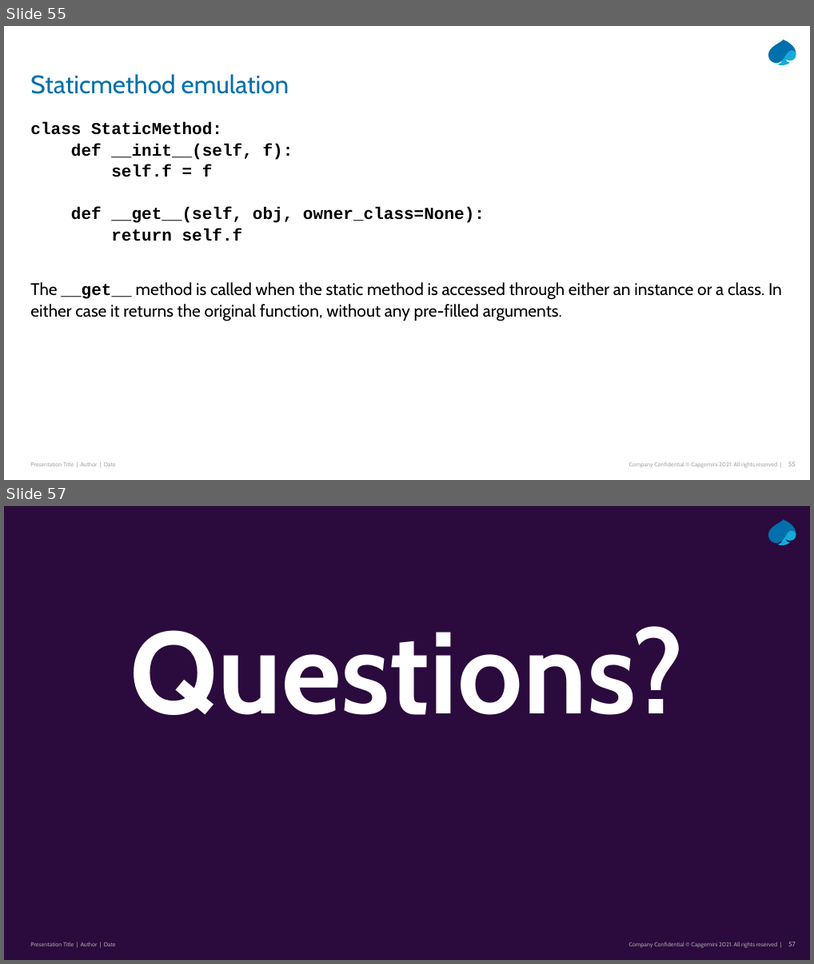
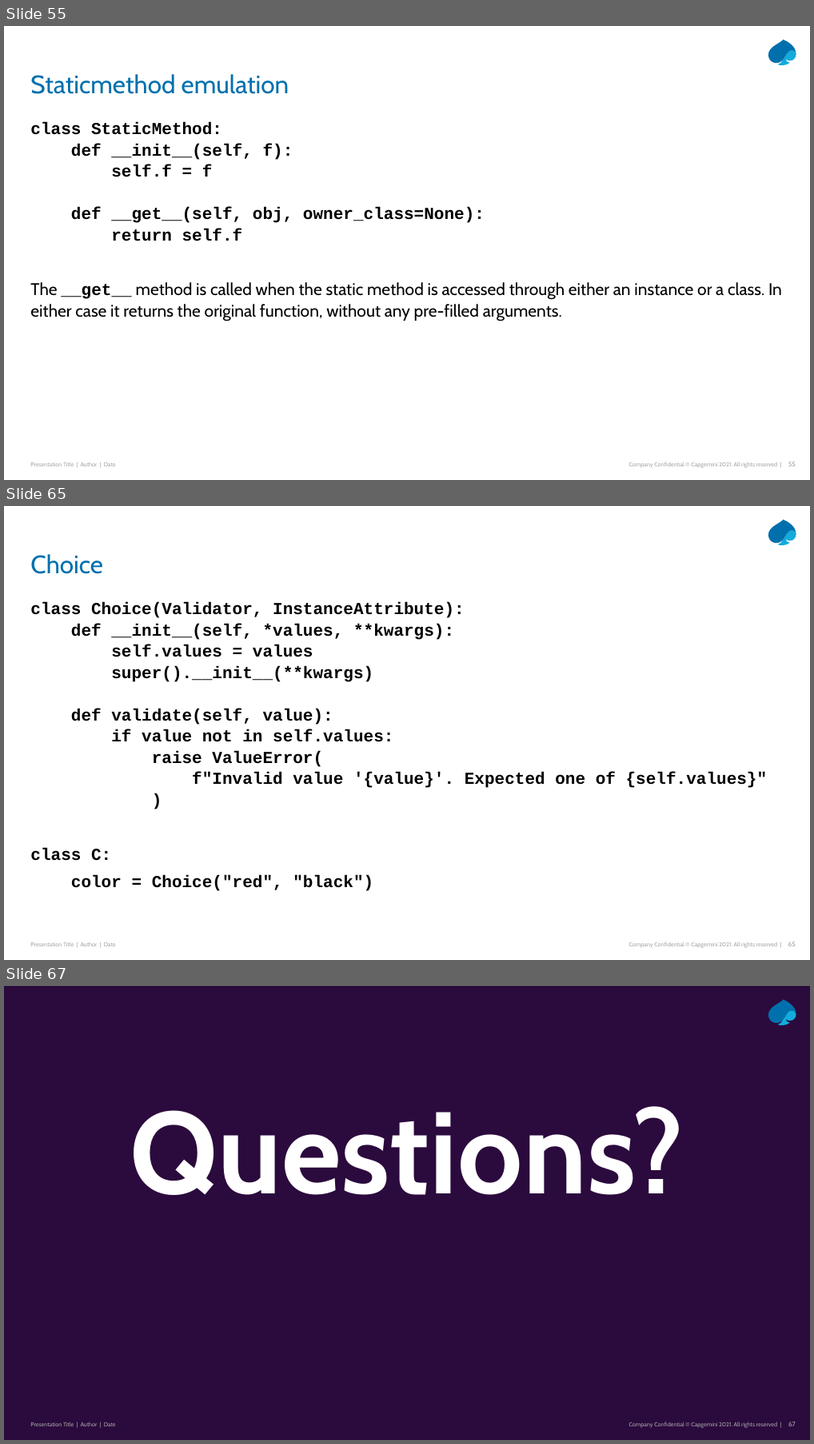
Before and after one commit to Python-Masterclass/Descriptors, a slide deck: Masterclass-6-descriptors.pptx. Shown one above the other, each under a label of ours: slides 55 and 57 before the commit, slides 55, 65 and 67 after it; the slides between them are not shown. The pictures are 814x964 and 814x1444 pixels, drawn with LibreOffice and Linux fonts; fonts in the diff are those of the drawing. Boxes give left, top, right and bottom in pixels: in the first picture for what was removed or moved away, otherwise in the second. Text is boxed around its words. In the diff, an @@ line names an element or a change of style, - is before the commit and + after.

```diff
--- a/Masterclass-6-descriptors.pptx
+++ b/Masterclass-6-descriptors.pptx
@@ slide 65 added at (4,506,810,960), background #FFFFFF; not listed: 5 template elements that a slide beside it also shows @@
@@ title added at (30,554,103,574), 30 pt, text #0070AD @@
+Choice
@@ text added at (30,602,768,891), 20 pt, text #000000, bold @@
+class Choice(Validator, InstanceAttribute):
+def __init__(self, *values, **kwargs):
+self.values = values
+super().__init__(**kwargs)
+def validate(self, value):
+if value not in self.values:
+raise ValueError(
+f"Invalid value '{value}'. Expected one of {self.values}"
+)
+class C:
+color = Choice("red", "black")
@@ what was slide 57 is now slide 67 @@
@@ page number at (789,1421,796,1426): text changed @@
-57
+67
```
Also in this commit, not shown: 4 slides changed, 9 other slides added, 9 other files.
